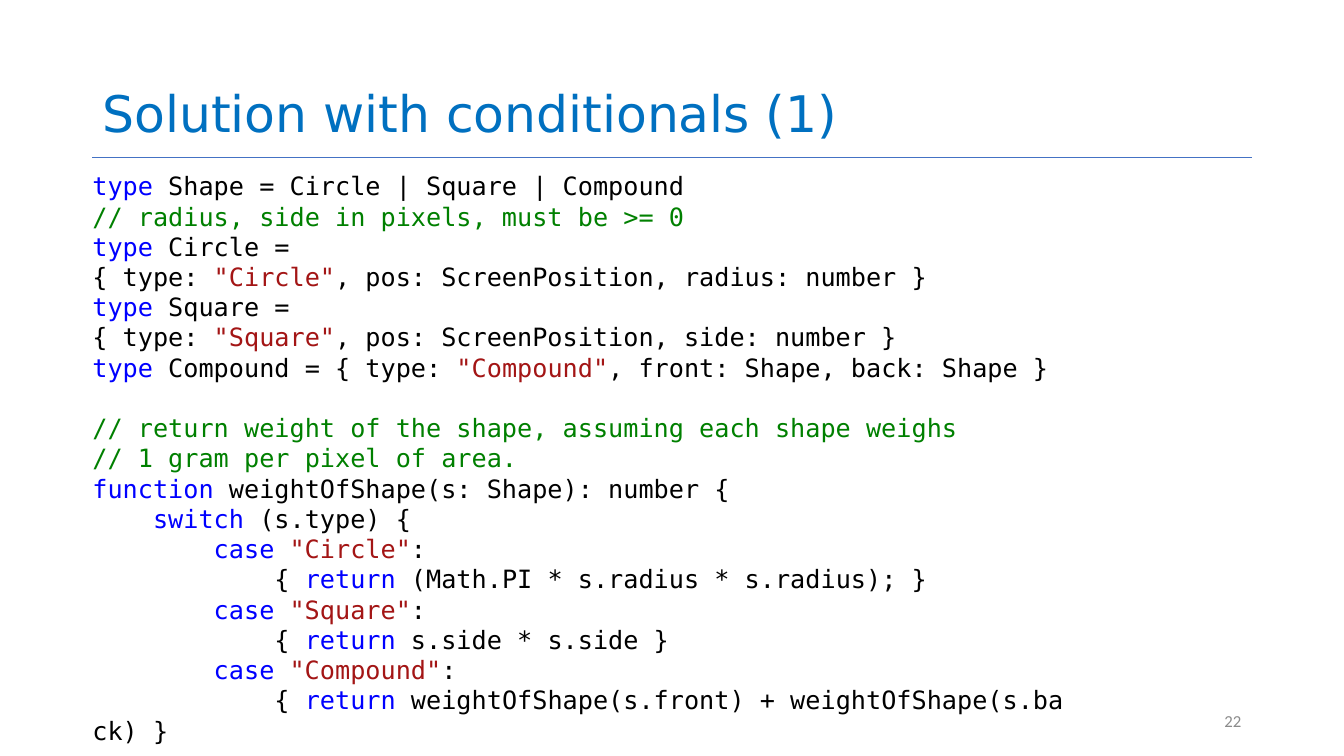
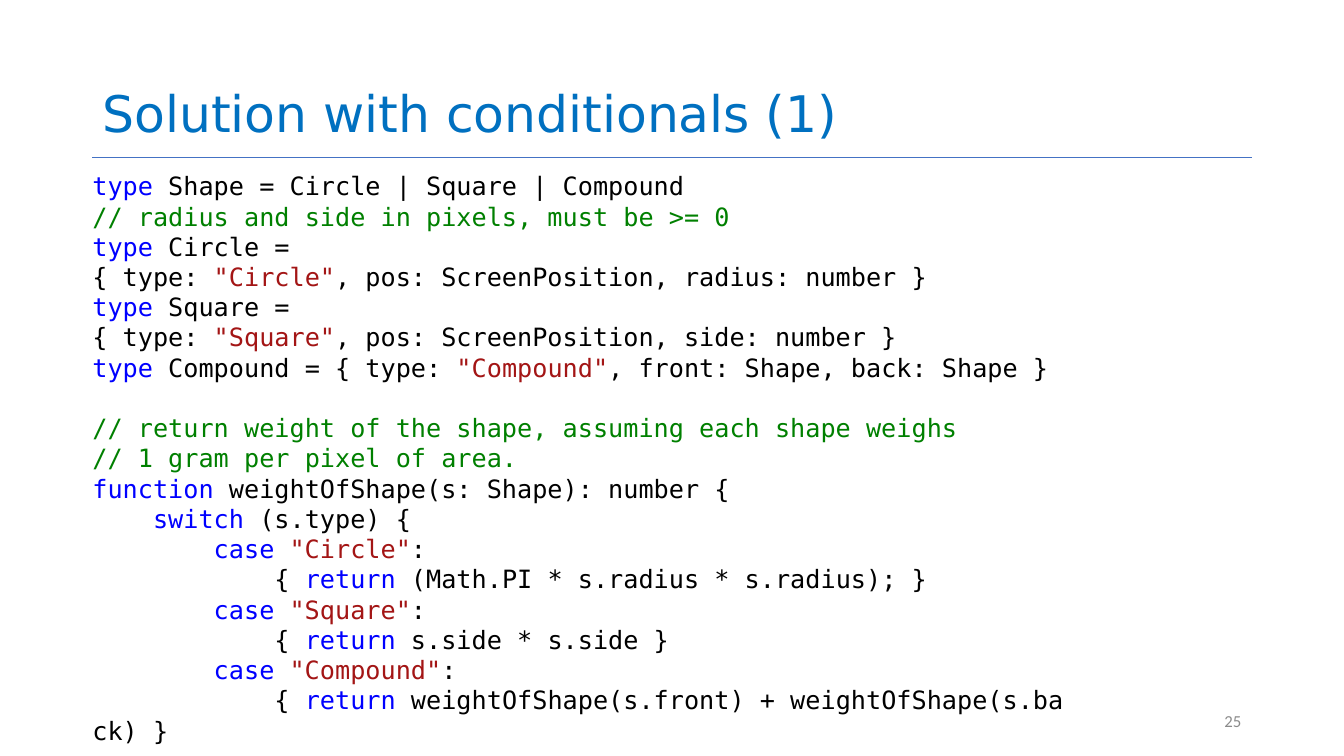
Before and after one commit to neu-se/CS4530-CS5500-Spring-2021, a slide deck: slide 25 of Slides/Lesson 1.3 Object-Oriented Principles.pptx (slide 22 before the commit). Drawn at 1344x756 pixels with LibreOffice and Linux fonts; fonts in the diff are those of the drawing. Boxes give left, top, right and bottom in pixels: in the first picture for what was removed or moved away, otherwise in the second. Text is boxed around its words. In the diff, an @@ line names an element or a change of style, - is before the commit and + after.

```diff
--- a/Slides/Lesson 1.3 Object-Oriented Principles.pptx
+++ b/Slides/Lesson 1.3 Object-Oriented Principles.pptx
@@ text at <box>138,206,729,232</box>: text changed @@
-// radius, side in pixels, must be >= 0
+// radius and side in pixels, must be >= 0
@@ page number at <box>1224,716,1241,727</box>: text changed @@
-22
+25
```
Also in this commit, not shown: 16 other slides changed, 3 slides added, 3 other files.
